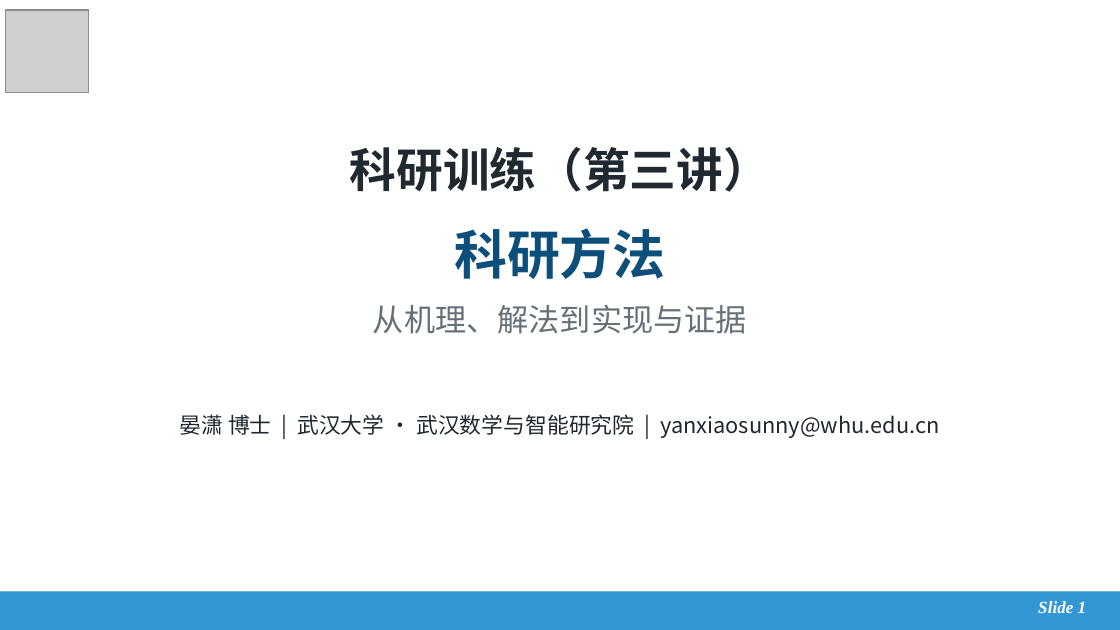
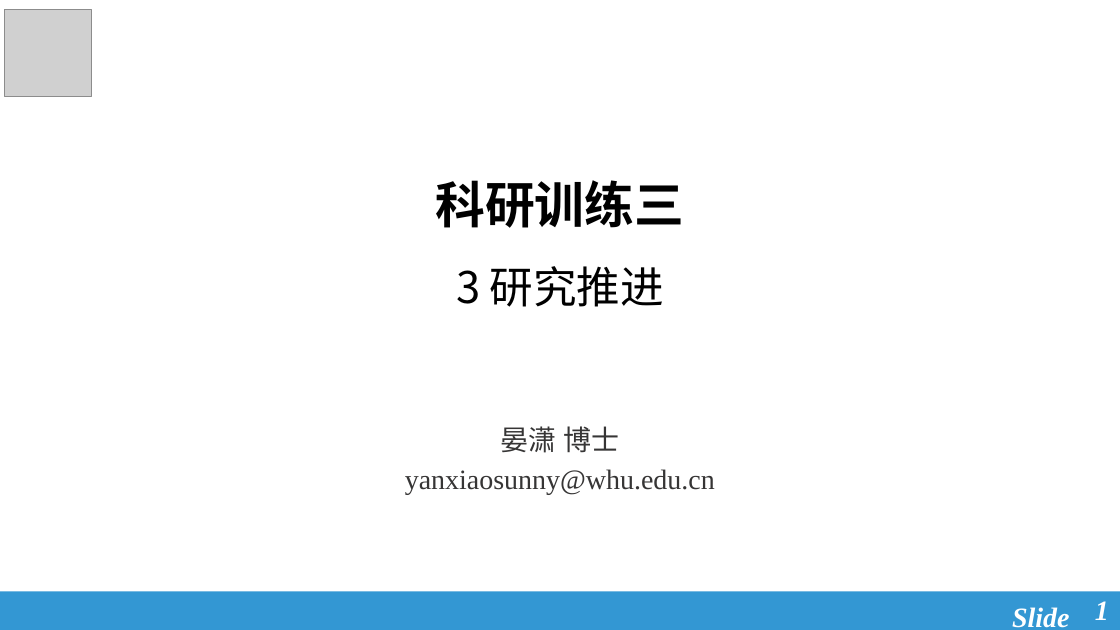
Before and after one commit to xxzhang99/research-training-course, a slide deck: slide 1 of docs/assets/files/lecture-03/slides.pptx. Drawn at 1120x630 pixels with LibreOffice and Linux fonts; fonts in the diff are those of the drawing; grey boxes stand for pictures. Boxes give left, top, right and bottom in pixels: in the first picture for what was removed or moved away, otherwise in the second. Text is boxed around its words. In the diff, an @@ line names an element or a change of style, - is before the commit and + after.

```diff
--- a/docs/assets/files/lecture-03/slides.pptx
+++ b/docs/assets/files/lecture-03/slides.pptx
@@ text "科研训练三" at [435,180,684,307]: vertical alignment middle to top @@
@@ text at [435,180,684,307]: text changed; size 30 to 32 pt; text colour #202830 to #000000 @@
-科研训练（第三讲）
+科研训练三
+3 研究推进
@@ text removed at [454,228,665,279] @@
-科研方法
@@ text removed at [373,305,747,334] @@
-从机理、解法到实现与证据
@@ text at [305,426,772,495]: text changed; size 14 to 20 pt; font Noto Sans CJK SC to Times New Roman; text colour #202830 to #FFFFFF @@
-晏潇 博士 | 武汉大学 · 武汉数学与智能研究院 | yanxiaosunny@whu.edu.cn
+晏潇 博士
+武汉大学，武汉数学与智能研究院
+yanxiaosunny@gmail.com
@@ subtitle added at [405,429,715,495], 18 pt, text #363535 @@
+晏潇 博士
+yanxiaosunny@whu.edu.cn
@@ rectangle at [0,591,1120,630]: shadow off @@
@@ text "Slide" at [1012,607,1069,628]: vertical alignment middle to top @@
@@ text at [1012,607,1069,628]: text changed; size 11 to 18 pt @@
-Slide 1
+Slide
@@ page number added at [1095,601,1109,620], 18 pt, text #FFFFFF, bold, italic @@
+1
```
Also in this commit, not shown: 1 other slide changed, 27 slides added, 38 slides removed, 12 other files.
